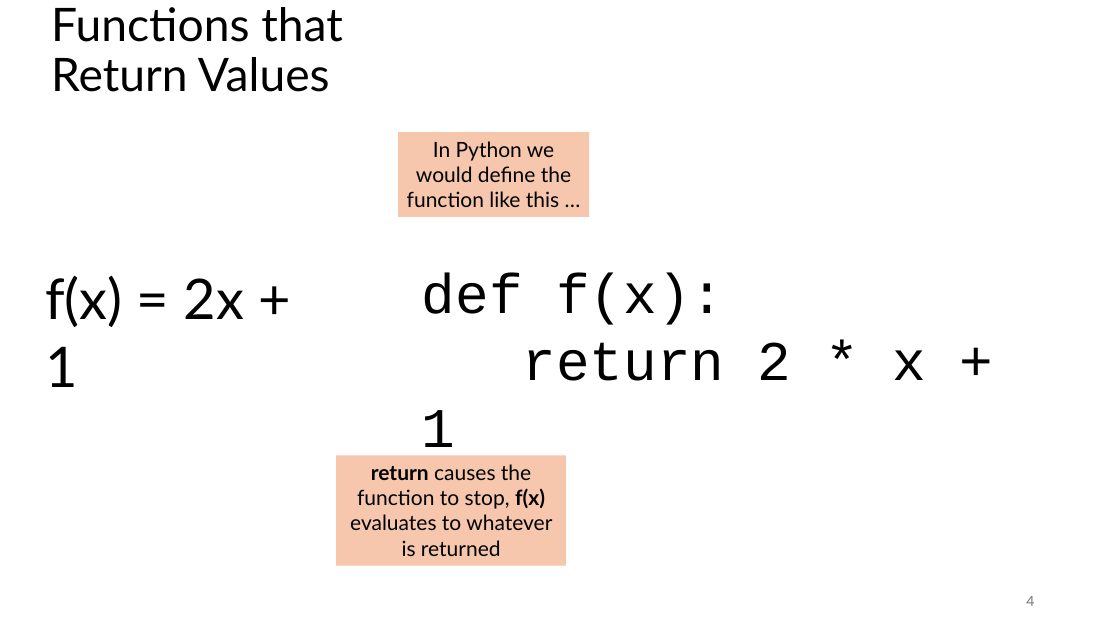
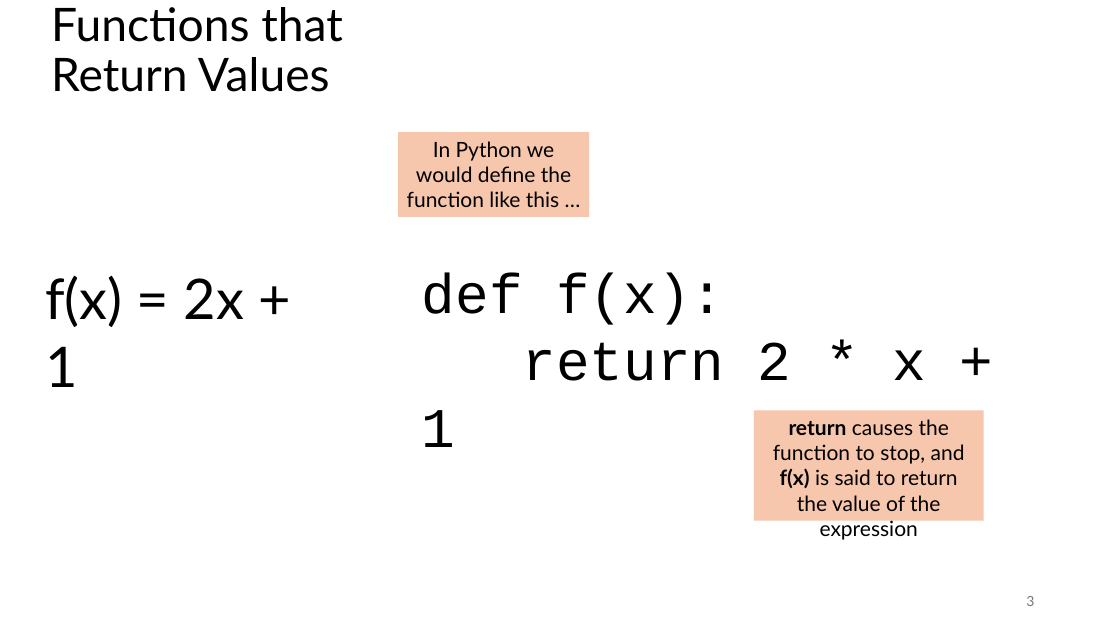
Before and after one commit to tjd1234/cmpt120fall2024, a slide deck: slide 3 of lecture_notes/chapter6/chapter6.pptx (slide 4 before the commit). Drawn at 1120x630 pixels with LibreOffice and Linux fonts; fonts in the diff are those of the drawing. Boxes give left, top, right and bottom in pixels: in the first picture for what was removed or moved away, otherwise in the second. Text is boxed around its words. In the diff, an @@ line names an element or a change of style, - is before the commit and + after.

```diff
--- a/lecture_notes/chapter6/chapter6.pptx
+++ b/lecture_notes/chapter6/chapter6.pptx
@@ rectangle "return causes the function to ...": place and size @@
-rectangle "return causes the function to ..." at bbox=[336, 455, 565, 565]
+rectangle "return causes the function to ..." at bbox=[755, 411, 984, 521]
@@ text in rectangle at bbox=[773, 419, 965, 511]: text changed @@
-return causes the function to stop, f(x) evaluates to whatever is returned
+return causes the function to stop, and f(x) is said to return the value of the expression
@@ page number at bbox=[1026, 596, 1034, 606]: text changed @@
-4
+3
```
Also in this commit, not shown: 10 other slides changed, 48 slides added, 2 slides removed, 1 other file.
